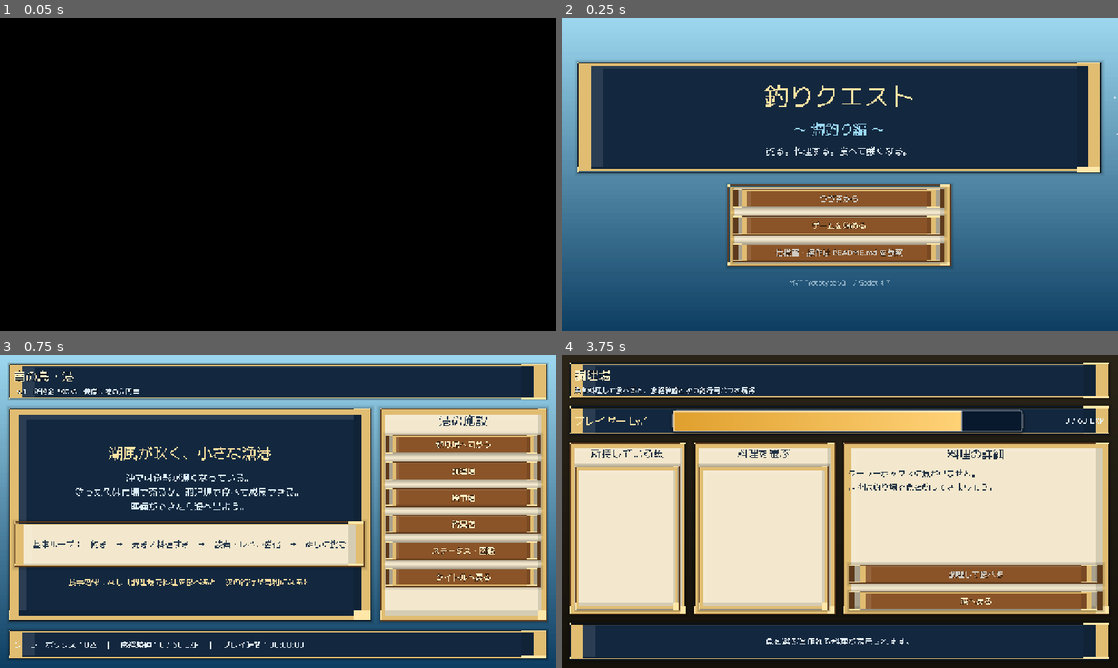
Above: before the commit, frames 1-4 (two rows, left to right).
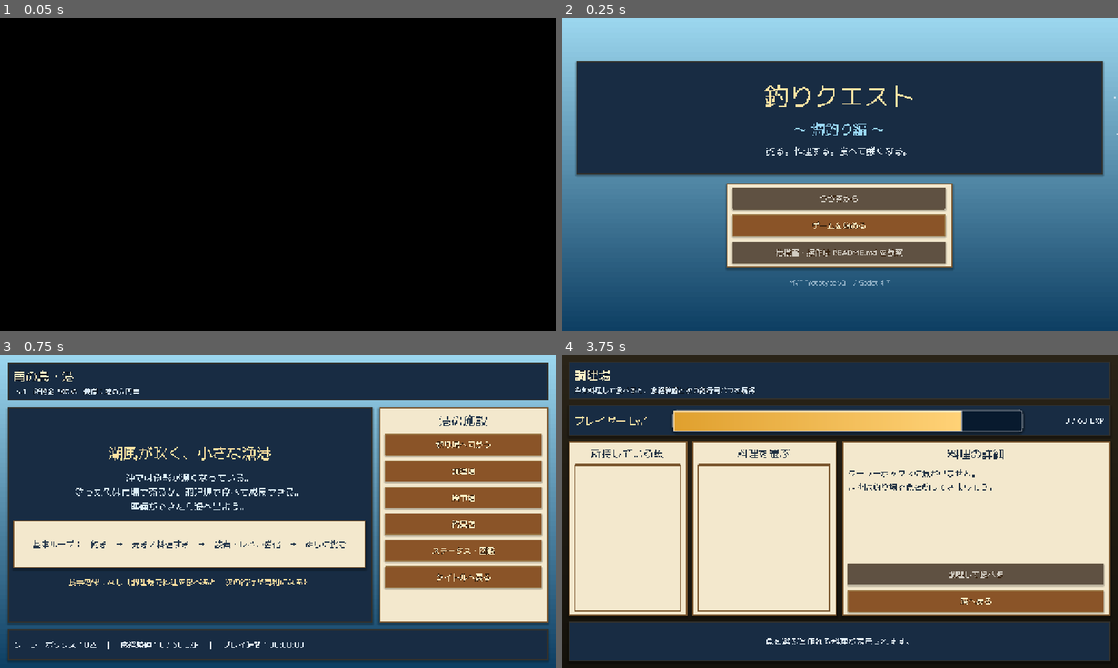
Above: after the commit, the same moments.

Repository: RYUKOU-OKUMURA/tsuri_quest_umi_mvp
Game: Godot game, scene res://scenes/main.tscn
The game is run twice, just before and just after one commit, with the same random seed, the same clock (stepped at 60 frames per second) and the same inputs.
Inputs:
- Up to frame 1 (0.05 s): no input
- Up to frame 2 (0.25 s): no input
- Up to frame 3 (0.75 s): click "ゲームを始める" at 0.5 s
- Up to frame 4 (3.75 s): click "釣り場へ向かう" at 1.25 s; click "仕掛けを投げる［Enter］" at 2 s; click "港へ戻る" at 2.75 s; click "調理場" at 3.5 s

Frame 1 is identical in both runs. In frame 2, 14% of the frame differs, in the area x 2-98%, y 13-81%; in frame 3, 22%; in frame 4, 24%, in the area x 1-99%, y 2-98%.

Commit message:
Clarify underwater fight quality gate

Diff:
--- a/src/ui/ui_theme.gd
+++ b/src/ui/ui_theme.gd
@@ -1,6 +1,7 @@
 extends RefCounted
 ## JRPG ウィンドウスキン テーマ。
-#  - パネル/ボタンは UITextures が procedural 生成した 9スライス装飾枠（StyleBoxTexture）。
+#  - 通常UIは細い縁の StyleBoxFlat を使い、生成9スライス由来の格子状破綻を避ける。
+#  - 本番ウィンドウ素材が用意できたら、ここを StyleBoxTexture に差し替える。
 #  - フォントは res://assets/fonts/ の FontFile を NEAREST(アンチエイリアスOFF) で読み込み、
 #    なければ macOS システムゴシックにフォールバック。
 #  - 色は Palette（src/ui/palette.gd）へ一元化。
@@ -23,17 +24,16 @@
 	theme.default_font = build_font()
 	theme.default_font_size = 18
 
-	# 9スライス ウィンドウスキン
-	var panel := _tex(UITextures.get_skin("parchment"))
-	var dark := _tex(UITextures.get_skin("dark"))
-	var blue := _tex(UITextures.get_skin("blue"))
-	var dialog := _tex(UITextures.get_skin("dialog"))
-
-	var btn_n := _tex(UITextures.get_skin("button_normal"), 8, 4)
-	var btn_h := _tex(UITextures.get_skin("button_hover"), 8, 4)
-	var btn_p := _tex(UITextures.get_skin("button_pressed"), 8, 4)
-	var btn_d := _tex(UITextures.get_skin("button_normal"), 8, 4)
-	var btn_gold := _tex(UITextures.get_skin("button_gold"), 8, 4)
+	var panel := _panel_style(Palette.PARCHMENT, Palette.WOOD_DARK, Palette.GOLD, false)
+	var dark := _panel_style(Palette.DARK_PANEL, Color("#06101c"), Color("#cfa763"), true)
+	var blue := _panel_style(Palette.BLUE_PANEL, Color("#07172a"), Color("#cfa763"), true)
+	var dialog := _panel_style(Color("#102138"), Palette.GOLD_DEEP, Palette.GOLD_BRIGHT, true)
+
+	var btn_n := _button_style(Palette.WOOD, Palette.WOOD_DARK, Palette.GOLD)
+	var btn_h := _button_style(Palette.WOOD_HOVER, Palette.WOOD_DARK, Palette.GOLD_BRIGHT)
+	var btn_p := _button_style(Palette.WOOD_PRESSED, Color("#2d1b10"), Palette.GOLD_DEEP)
+	var btn_d := _button_style(Color("#5f5142"), Color("#3b3027"), Color("#8f7b5e"))
+	var btn_gold := _button_style(Color("#b88732"), Color("#5a3518"), Palette.GOLD_BRIGHT)
 
 	theme.set_stylebox("panel", "PanelContainer", panel)
 	theme.set_stylebox("panel", "Panel", panel)
@@ -166,3 +166,39 @@
 	sb.content_margin_bottom = 10.0
 	# texture_filtering は設定しない（プロジェクト既定 NEAREST でチャンキーピクセル枠になる）
 	return sb
+
+
+static func _panel_style(fill: Color, outer: Color, inner: Color, dark_text: bool) -> StyleBoxFlat:
+	var sb := StyleBoxFlat.new()
+	sb.bg_color = fill
+	sb.border_color = outer.lerp(inner, 0.22)
+	sb.set_border_width_all(3)
+	sb.set_corner_radius_all(2)
+	sb.content_margin_left = 14.0
+	sb.content_margin_top = 10.0
+	sb.content_margin_right = 14.0
+	sb.content_margin_bottom = 10.0
+	sb.shadow_color = Color(0.0, 0.0, 0.0, 0.28)
+	sb.shadow_size = 5
+	sb.shadow_offset = Vector2(0.0, 3.0)
+	sb.anti_aliasing = false
+	if dark_text:
+		sb.bg_color = fill.lightened(0.02)
+	return sb
+
+
+static func _button_style(fill: Color, outer: Color, inner: Color) -> StyleBoxFlat:
+	var sb := StyleBoxFlat.new()
+	sb.bg_color = fill
+	sb.border_color = outer.lerp(inner, 0.45)
+	sb.set_border_width_all(2)
+	sb.set_corner_radius_all(3)
+	sb.content_margin_left = 14.0
+	sb.content_margin_top = 8.0
+	sb.content_margin_right = 14.0
+	sb.content_margin_bottom = 8.0
+	sb.shadow_color = Color(0.0, 0.0, 0.0, 0.24)
+	sb.shadow_size = 3
+	sb.shadow_offset = Vector2(0.0, 2.0)
+	sb.anti_aliasing = false
+	return sb
Not shown, added: design-qa.md
Not shown, changed: docs/11_underwater_fight_showcase.md
Not shown, added: tools/build_fight_comparison_html.py
